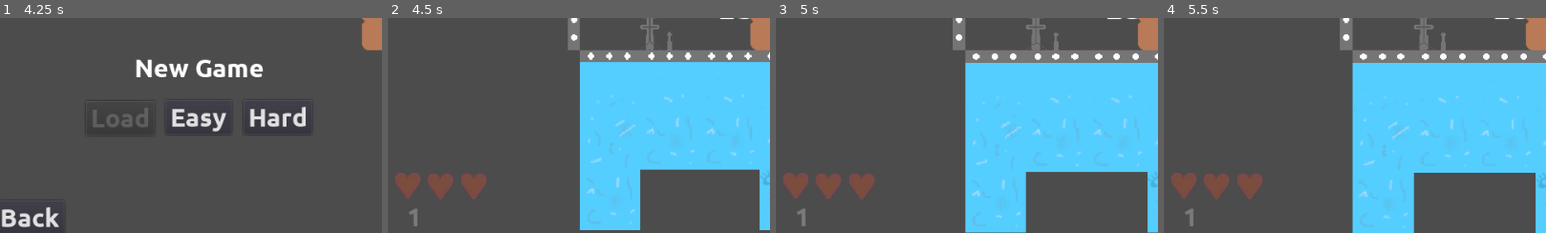
Above: before the commit, frames 1-4 (left to right).
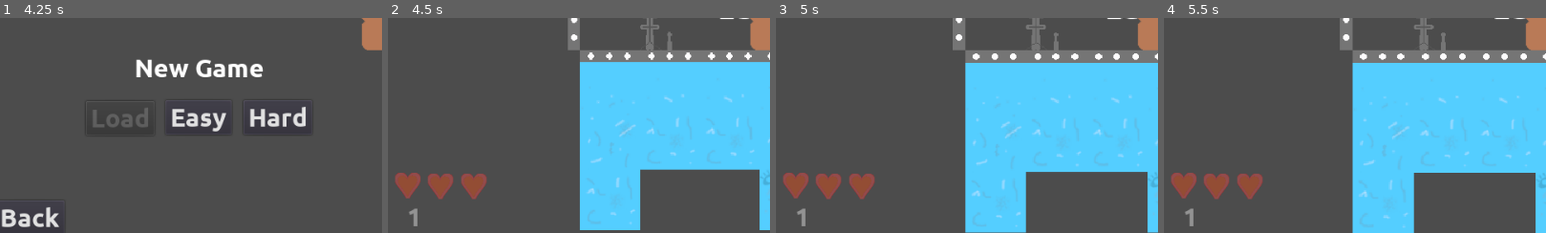
Above: after the commit, the same moments.

Repository: wsheldon67/Scredric
Game: Godot game, scene res://Main.tscn
Two runs of this game, one before a commit and one after it. Both use one fixed random seed, a clock stepped at 60 frames per second and the inputs below.
Inputs:
- Up to frame 1 (4.25 s): click "Start" at 0.5 s; click "Back" at 1.25 s; click "Start" at 2 s; click "Join" at 2.75 s; click "Ready" at 3.5 s
- Up to frame 2 (4.5 s): click "Easy" at 4.25 s
- Up to frame 3 (5 s): no input
- Up to frame 4 (5.5 s): tap Enter at 5 s
The pictures show only the part of the screen within x 1-51%, y 50-100%; the shares and areas given below are measured in that part.

Frame 1 is identical in both runs. In frame 2, 1.4% of the frame differs, in the area x 2-26%, y 72-97%; in frame 3, 1.4%; in frame 4, 1.4%.

Commit message:
reset health on new level

Diff:
--- a/project/assets/game/PlayerHUD.tscn
+++ b/project/assets/game/PlayerHUD.tscn
@@ -4,7 +4,7 @@
 [ext_resource path="res://assets/game/Heart.tres" type="SpriteFrames" id=2]
 
 [node name="PlayerHUD" type="Node2D" groups=["playerHUD"]]
-modulate = Color( 1, 1, 1, 0.254902 )
+modulate = Color( 1, 1, 1, 0.392157 )
 script = ExtResource( 1 )
 
 [node name="Label" type="Label" parent="."]
--- a/project/assets/game_entities/LevelEnd.gd
+++ b/project/assets/game_entities/LevelEnd.gd
@@ -7,6 +7,7 @@
 		get_tree().paused = true
 		PROGRESS.data.current_level = next_level
 		PROGRESS.save()
+		PROGRESS.reset_players()
 		MENU.change_menu("LevelEnd")
 		MENU.show()
 		WORLD.change_level(next_level)
--- a/project/assets/game_entities/Unlockable.tscn
+++ b/project/assets/game_entities/Unlockable.tscn
@@ -23,8 +23,11 @@
 [node name="CollisionShape2D" type="CollisionShape2D" parent="."]
 shape = SubResource( 1 )
 
+[node name="GunSprite" type="Sprite" parent="."]
+
 [node name="Cage" type="AnimatedSprite" parent="."]
 frames = SubResource( 2 )
+frame = 2
 speed_scale = 0.5
 playing = true
 
@@ -32,6 +35,4 @@
 position = Vector2( 0, 42 )
 texture = ExtResource( 4 )
 
-[node name="GunSprite" type="Sprite" parent="."]
-
 [connection signal="body_entered" from="." to="." method="_on_Unlockable_body_entered"]
--- a/project/elements/game_entities/weapons/Pistol.tscn
+++ b/project/elements/game_entities/weapons/Pistol.tscn
@@ -6,7 +6,7 @@
 [node name="Pistol" instance=ExtResource( 2 )]
 
 [node name="Cage" parent="." index="1"]
-frame = 0
+frame = 2
 
 [node name="GunSprite" parent="." index="3"]
 scale = Vector2( 2, 2 )
--- a/project/global/PROGRESS.gd
+++ b/project/global/PROGRESS.gd
@@ -28,3 +28,8 @@
 func unlock(unlock_type, unlock_name, level):
 	data[unlock_type][unlock_name] = level
 	HUD.unlock(unlock_name, level)
+
+
+func reset_players():
+	for player in get_tree().get_nodes_in_group("players"):
+		player.reset_stats()
